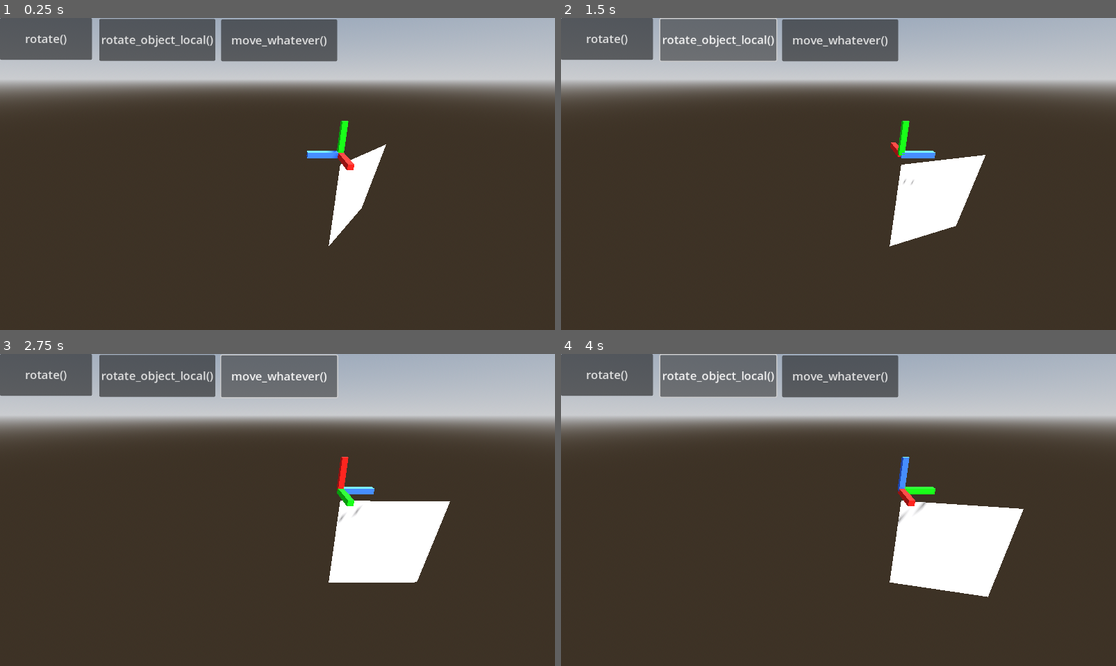
Above: before the commit, frames 1-4 (two rows, left to right).
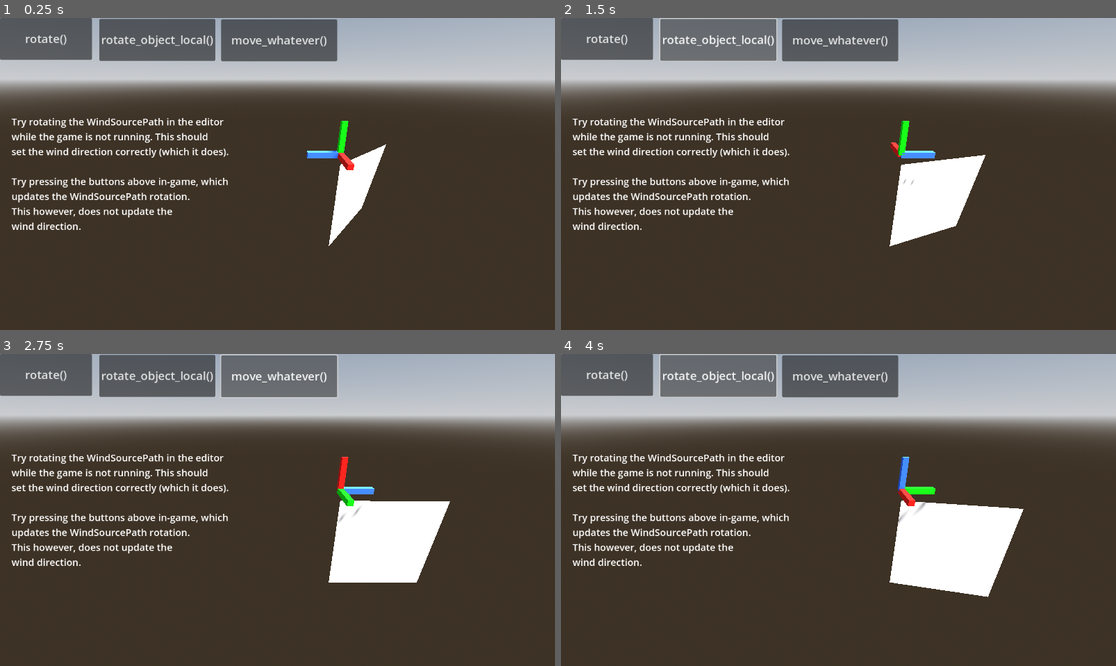
Above: after the commit, the same moments.

Repository: Blubtastic/AlignParentToWindBug
Game: Godot game, scene res://main.tscn
Same seed, same stepped clock (60 frames per second), same inputs: the game is played once before the commit and once after it.
Inputs:
- Up to frame 1 (0.25 s): no input
- Up to frame 2 (1.5 s): click "rotate()" at 0.5 s; click "rotate_object_local()" at 1.25 s
- Up to frame 3 (2.75 s): click "move_whatever()" at 2 s
- Up to frame 4 (4 s): click "rotate()" at 2.75 s; click "rotate_object_local()" at 3.5 s

The runs differ from the first frame. In frame 1, 2.6% of the frame differs, in the area x 2-42%, y 32-68%; in frame 2, 2.6%; in frame 3, 2.6%, in the area x 2-76%, y 32-74%; in frame 4, 2.6%.

Commit message:
feat: add description

Diff:
--- a/main.tscn
+++ b/main.tscn
@@ -77,10 +77,10 @@
 pinned_points = [0, 1]
 attachments/0/point_index = 0
 attachments/0/spatial_attachment_path = NodePath("../Marker1")
-attachments/0/offset = Vector3(0.0138054, 0.0060505, -0.0102021)
+attachments/0/offset = Vector3(0.013806, 0.00605002, -0.0102021)
 attachments/1/point_index = 1
 attachments/1/spatial_attachment_path = NodePath("../Marker0")
-attachments/1/offset = Vector3(0.0138055, 0.00243601, -0.0102021)
+attachments/1/offset = Vector3(0.013806, 0.00243607, -0.0102021)
 
 [node name="Marker1" type="Marker3D" parent="."]
 transform = Transform3D(1, 0, 0, 0, 1, 0, 0, 0, 1, 0, 0.500862, 0)
@@ -110,6 +110,21 @@
 theme_override_font_sizes/font_size = 24
 text = "move_whatever()"
 
+[node name="Label" type="Label" parent="."]
+offset_left = 24.0
+offset_top = 201.0
+offset_right = 481.0
+offset_bottom = 446.0
+theme_override_font_sizes/font_size = 20
+text = "Try rotating the WindSourcePath in the editor
+while the game is not running. This should
+set the wind direction correctly (which it does).
+
+Try pressing the buttons above in-game, which
+updates the WindSourcePath rotation.
+This however, does not update the
+wind direction."
+
 [node name="DirectionalLight3D" type="DirectionalLight3D" parent="."]
 transform = Transform3D(-0.866025, -0.433013, 0.25, 0, 0.5, 0.866025, -0.5, 0.75, -0.433013, 0, 0, 0)
 shadow_enabled = true
